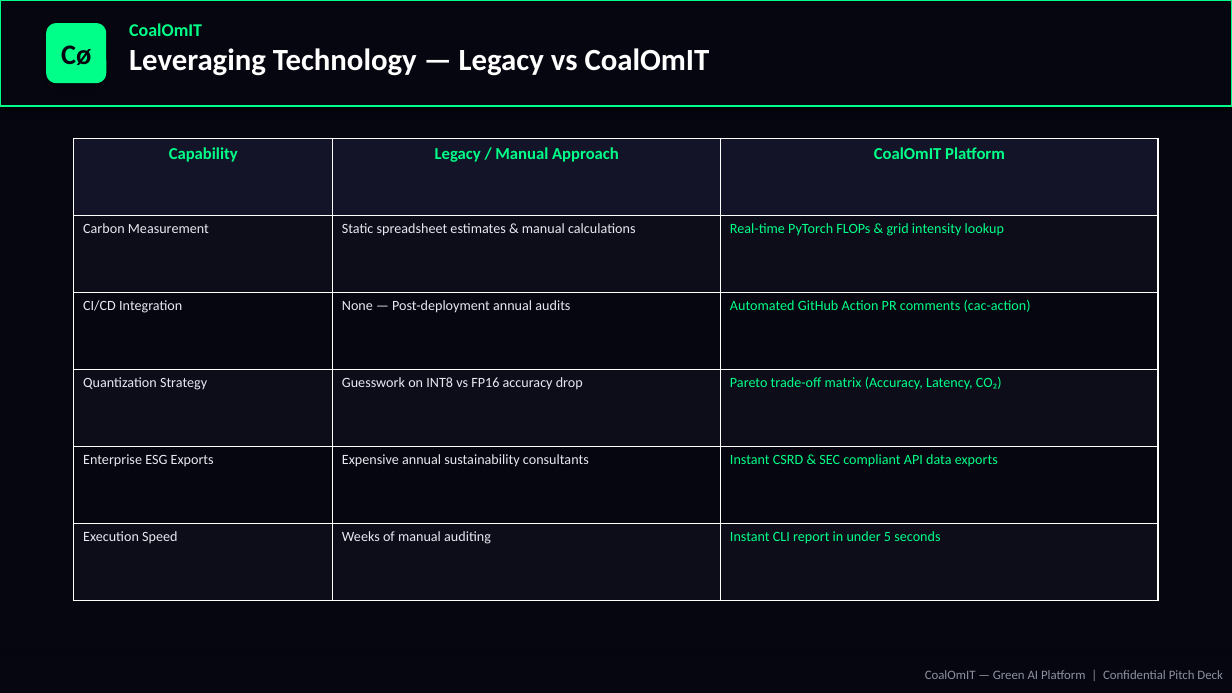
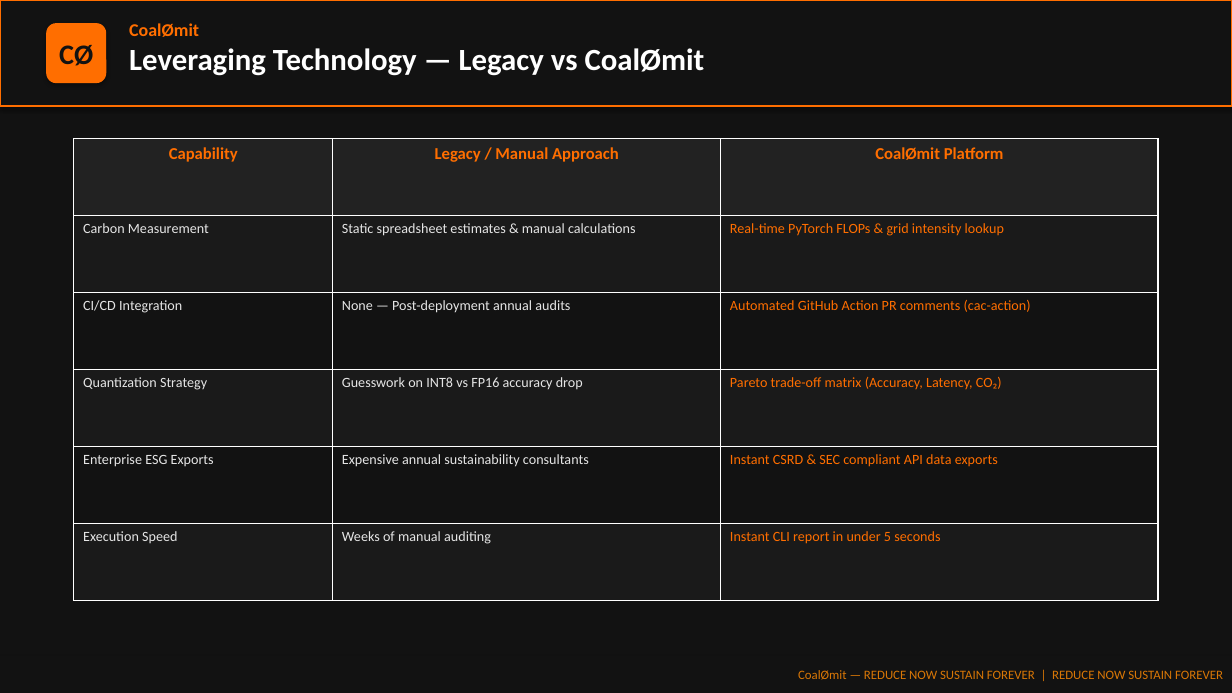
Before and after one commit to AAYUSHI003/CoalOmit, a slide deck: slide 8 of CoalOmIT_Pitch_Deck.pptx. Drawn at 1232x693 pixels with LibreOffice and Linux fonts; fonts in the diff are those of the drawing. Boxes give left, top, right and bottom in pixels: in the first picture for what was removed or moved away, otherwise in the second. Text is boxed around its words. In the diff, an @@ line names an element or a change of style, - is before the commit and + after.

Commit message:
Update pitch deck theme to match CoalØmit amber orange screenshot

```diff
--- a/CoalOmIT_Pitch_Deck.pptx
+++ b/CoalOmIT_Pitch_Deck.pptx
@@ rectangle at box(0, 0, 1232, 693): fill #060610 to #121212 @@
@@ rectangle at box(0, 0, 1232, 106): fill #060610 to #121212; outline #00FF88 1.5 pt to #FF6E00 1.5 pt @@
@@ rounded rectangle "CØ" at box(46, 23, 106, 83): fill #00FF88 to #FF6E00 @@
@@ text at box(129, 23, 705, 76): text changed @@
-CoalOmIT
-Leveraging Technology — Legacy vs CoalOmIT
+CoalØmit
+Leveraging Technology — Legacy vs CoalØmit
@@ text in rounded rectangle at box(59, 45, 93, 66): text changed; text colour #060610 to #121212 @@
-Cø
+CØ
@@ table at box(74, 139, 1158, 601) @@
-row 1, column 3: CoalOmIT Platform
+row 1, column 3: CoalØmit Platform
@@ fill #141428 to #222222 in row 1 @@
@@ fill #0D0D1A to #1A1A1A in 9 cells @@
@@ fill #060610 to #121212 in 6 cells @@
@@ text colour #00FF88 to #FF6E00 in "Capability", "Legacy / Manual Approach", "Real-time PyTorch FLOPs & grid intensity lookup", "Automated GitHub Action PR comments (cac-action)" and 3 more places @@
@@ text colour #E8E8F0 to #E5E5E5 in "Carbon Measurement", "Static spreadsheet estimates & manual calculations", "CI/CD Integration", "None — Post-deployment annual audits" and 6 more places @@
@@ rectangle "CoalØmit — REDUCE NOW SUSTAIN ..." at box(0, 656, 1232, 693): fill #060610 to #121212 @@
@@ text in rectangle at box(798, 670, 1223, 680): text changed; text colour #8C91A0 to #D97706 @@
-CoalOmIT — Green AI Platform | Confidential Pitch Deck
+CoalØmit — REDUCE NOW SUSTAIN FOREVER | REDUCE NOW SUSTAIN FOREVER
```
Also in this commit, not shown: 12 other slides changed, 2 other files.
